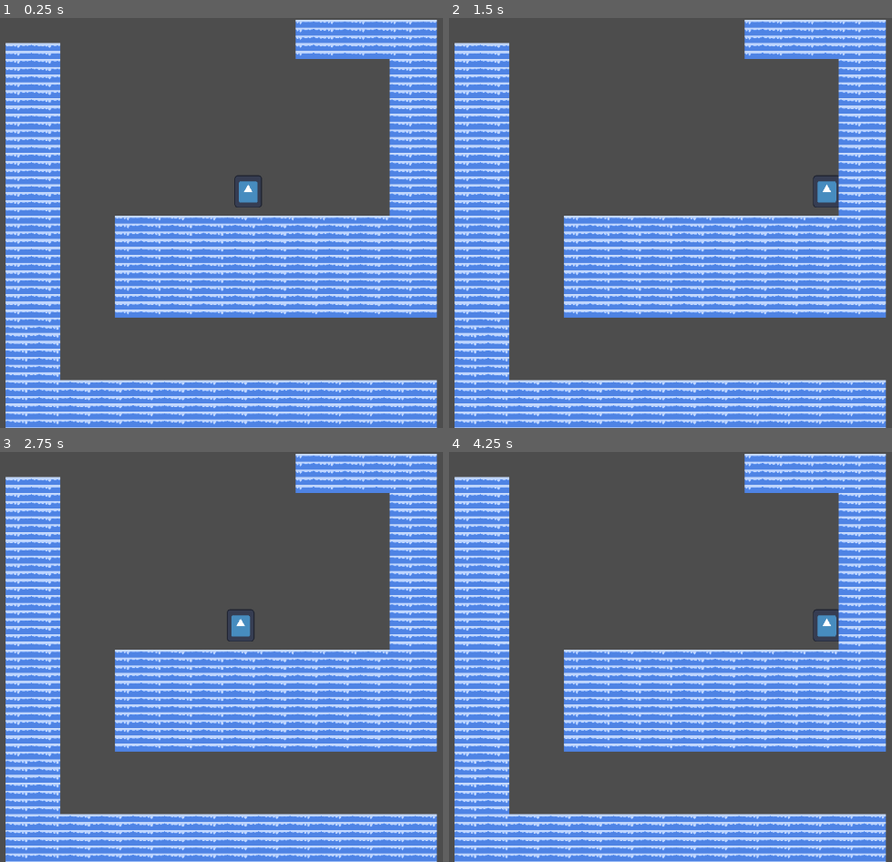
Above: before the commit, frames 1-4 (two rows, left to right).
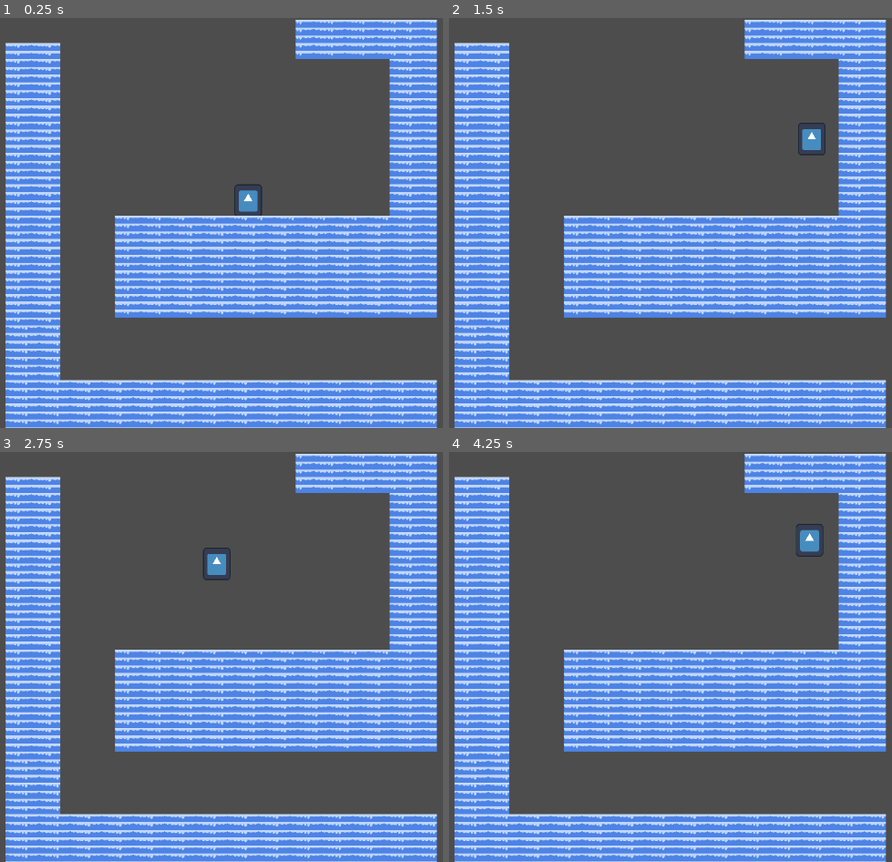
Above: after the commit, the same moments.

Repository: Flim77/ComeBack_Jam
Game: Godot game, scene res://Scenes/Test.tscn
Same seed, same stepped clock (60 frames per second), same inputs: the game is played once before the commit and once after it. The engine's default icon, where the game draws it, is replaced by a stand-in: a white triangle on a blue panel in a dark square.
Inputs:
- Up to frame 1 (0.25 s): no input
- Up to frame 2 (1.5 s): tap Enter at 0.5 s; hold Right (ui_right) from 0.53 s (still down); tap Shift (dash, bound only after the commit) at 0.6 s; tap Space (jump, bound only after the commit) at 0.77, 0.8, 1.07, 1.35 s
- Up to frame 3 (2.75 s): tap Space (jump, bound only after the commit) at 1.52, 1.82, 2.3 s; tap Shift (dash, bound only after the commit) at 1.55, 2.1 s; release Right (ui_right) at 2.03 s; hold Left (ui_left) from 2.03 s (still down)
- Up to frame 4 (4.25 s): release Left (ui_left) at 2.78 s; hold Right (ui_right) from 2.78 s (still down); tap Shift (dash, bound only after the commit) at 2.85 s; tap Space (jump, bound only after the commit) at 3.02, 3.32, 3.6, 3.77, 4.07 s

The runs differ from the first frame. In frame 1, 0.3% of the frame differs, in the area x 52-60%, y 38-49%; in frame 2, 0.6%; in frame 3, 0.6%, in the area x 45-58%, y 23-47%; in frame 4, 0.6%.

Commit message:
simple movement done
can move around, double jump, dash, and wall jump

Diff:
--- a/come-back/Scenes/player.gd
+++ b/come-back/Scenes/player.gd
@@ -1,14 +1,110 @@
 extends CharacterBody2D
 
-@export var speed = 400
-@export var gravity = -800
+# --- Movement ---
+@export var speed := 250.0
+@export var acceleration := 1200.0
+@export var friction := 1000.0
 
-func get_input():
-	var input_direction = Input.get_vector("ui_left", "ui_right", "ui_up", "ui_down")
-	velocity = input_direction * speed
+# --- Jumping ---
+@export var jump_velocity := -400.0
+@export var gravity := 900.0
+@export var max_jumps := 2
+
+# --- Dash ---
+@export var dash_speed := 600.0
+@export var dash_time := 0.2
+@export var dash_cooldown := 0.3
+
+# --- Wall ---
+@export var wall_slide_speed := 100.0
+@export var wall_jump_force := Vector2(300, -400)
+
+# --- States ---
+var jump_count := 0
+var can_dash := true
+var is_dashing := false
+var dash_timer := 0.0
+var dash_dir := 0
 
 func _physics_process(delta):
-	if not is_on_floor():
+	apply_gravity(delta)
+	handle_movement(delta)
+	handle_jump()
+	handle_dash(delta)
+	handle_wall()
+
+	move_and_slide()
+
+	reset_states()
+
+
+func handle_movement(delta):
+	var direction = Input.get_axis("move_left", "move_right")
+
+	if not is_dashing:
+		if direction != 0:
+			velocity.x = move_toward(velocity.x, direction * speed, acceleration * delta)
+		else:
+			velocity.x = move_toward(velocity.x, 0, friction * delta)
+
+
+func apply_gravity(delta):
+	if not is_on_floor() and not is_dashing:
 		velocity.y += gravity * delta
-	get_input()
-	move_and_slide()
+
+
+func handle_jump():
+	if Input.is_action_just_pressed("jump"):
+		if is_on_floor():
+			jump()
+		elif is_on_wall():
+			wall_jump()
+		elif jump_count < max_jumps:
+			jump()
+
+func jump():
+	velocity.y = jump_velocity
+	jump_count += 1
+
+
+func handle_wall():
+	if is_on_wall() and not is_on_floor() and velocity.y > 0:
+		velocity.y = min(velocity.y, wall_slide_speed)
+
+func wall_jump():
+	var wall_dir = get_wall_normal().x
+	velocity.x = wall_dir * wall_jump_force.x
+	velocity.y = wall_jump_force.y
+	jump_count = 1  # allows one more jump after wall jump
+
+
+func handle_dash(delta):
+	if Input.is_action_just_pressed("dash") and can_dash:
+		start_dash()
+
+	if is_dashing:
+		dash_timer -= delta
+		velocity.x = dash_dir * dash_speed
+		velocity.y = 0
+
+		if dash_timer <= 0:
+			end_dash()
+
+func start_dash():
+	is_dashing = true
+	can_dash = false
+	dash_timer = dash_time
+
+	dash_dir = sign(Input.get_axis("move_left", "move_right"))
+	if dash_dir == 0:
+		dash_dir = sign(scale.x) # fallback to facing direction
+
+func end_dash():
+	is_dashing = false
+	await get_tree().create_timer(dash_cooldown).timeout
+	can_dash = true
+
+func reset_states():
+	if is_on_floor():
+		jump_count = 0
+		can_dash = true
--- a/come-back/project.godot
+++ b/come-back/project.godot
@@ -23,6 +23,33 @@
 window/size/window_height_override=720
 window/stretch/mode="canvas_items"
 
+[input]
+
+move_left={
+"deadzone": 0.2,
+"events": [Object(InputEventKey,"resource_local_to_scene":false,"resource_name":"","device":-1,"window_id":0,"alt_pressed":false,"shift_pressed":false,"ctrl_pressed":false,"meta_pressed":false,"pressed":false,"keycode":0,"physical_keycode":4194319,"key_label":0,"unicode":0,"location":0,"echo":false,"script":null)
+, Object(InputEventKey,"resource_local_to_scene":false,"resource_name":"","device":-1,"window_id":0,"alt_pressed":false,"shift_pressed":false,"ctrl_pressed":false,"meta_pressed":false,"pressed":false,"keycode":0,"physical_keycode":65,"key_label":0,"unicode":97,"location":0,"echo":false,"script":null)
+]
+}
+move_right={
+"deadzone": 0.2,
+"events": [Object(InputEventKey,"resource_local_to_scene":false,"resource_name":"","device":-1,"window_id":0,"alt_pressed":false,"shift_pressed":false,"ctrl_pressed":false,"meta_pressed":false,"pressed":false,"keycode":0,"physical_keycode":4194321,"key_label":0,"unicode":0,"location":0,"echo":false,"script":null)
+, Object(InputEventKey,"resource_local_to_scene":false,"resource_name":"","device":-1,"window_id":0,"alt_pressed":false,"shift_pressed":false,"ctrl_pressed":false,"meta_pressed":false,"pressed":false,"keycode":0,"physical_keycode":68,"key_label":0,"unicode":100,"location":0,"echo":false,"script":null)
+]
+}
+jump={
+"deadzone": 0.2,
+"events": [Object(InputEventKey,"resource_local_to_scene":false,"resource_name":"","device":-1,"window_id":0,"alt_pressed":false,"shift_pressed":false,"ctrl_pressed":false,"meta_pressed":false,"pressed":false,"keycode":0,"physical_keycode":32,"key_label":0,"unicode":32,"location":0,"echo":false,"script":null)
+, Object(InputEventKey,"resource_local_to_scene":false,"resource_name":"","device":-1,"window_id":0,"alt_pressed":false,"shift_pressed":false,"ctrl_pressed":false,"meta_pressed":false,"pressed":false,"keycode":0,"physical_keycode":4194320,"key_label":0,"unicode":0,"location":0,"echo":false,"script":null)
+, Object(InputEventKey,"resource_local_to_scene":false,"resource_name":"","device":-1,"window_id":0,"alt_pressed":false,"shift_pressed":false,"ctrl_pressed":false,"meta_pressed":false,"pressed":false,"keycode":0,"physical_keycode":87,"key_label":0,"unicode":119,"location":0,"echo":false,"script":null)
+]
+}
+dash={
+"deadzone": 0.2,
+"events": [Object(InputEventKey,"resource_local_to_scene":false,"resource_name":"","device":-1,"window_id":0,"alt_pressed":false,"shift_pressed":false,"ctrl_pressed":false,"meta_pressed":false,"pressed":false,"keycode":0,"physical_keycode":4194325,"key_label":0,"unicode":0,"location":0,"echo":false,"script":null)
+]
+}
+
 [physics]
 
 3d/physics_engine="Jolt Physics"
